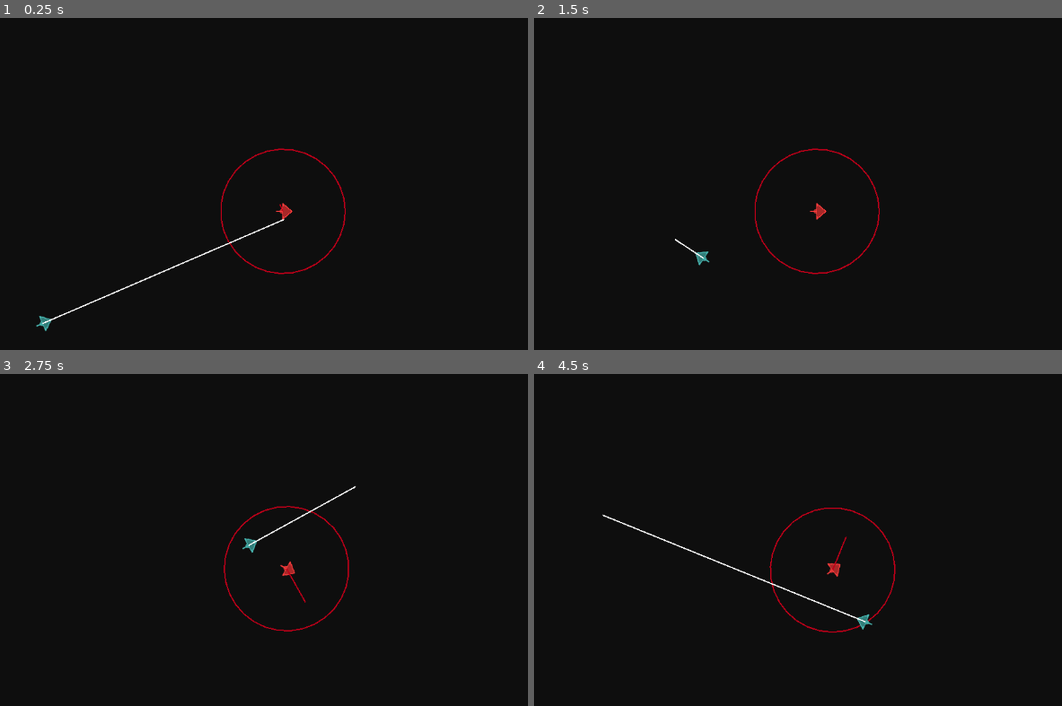
Above: before the commit, frames 1-4 (two rows, left to right).
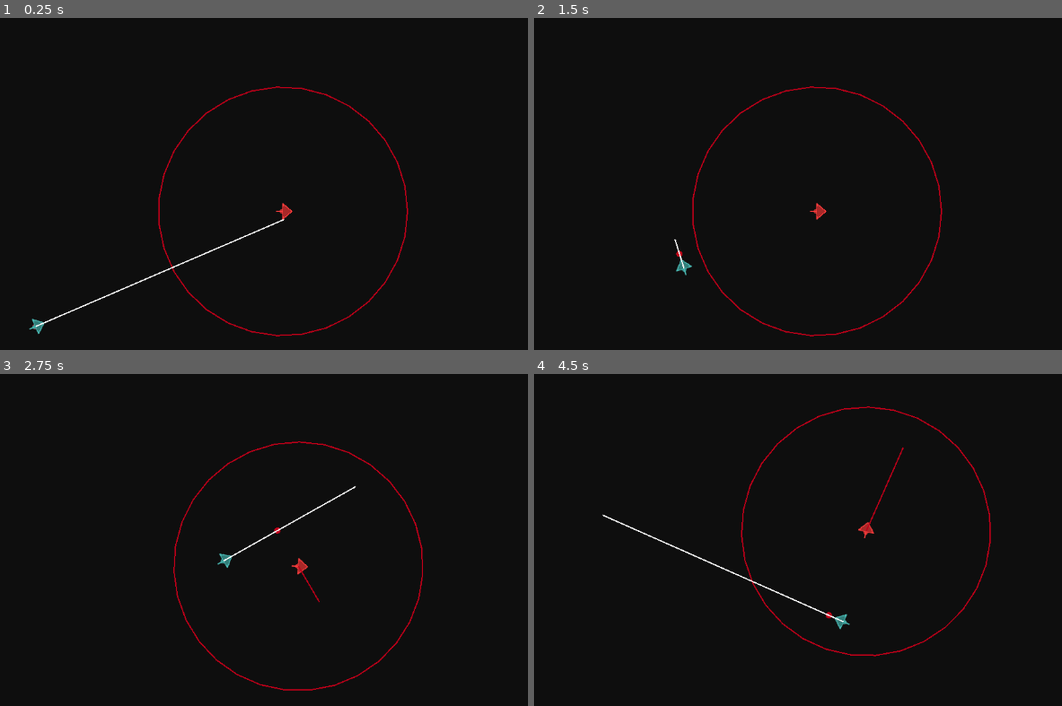
Above: after the commit, the same moments.

Repository: ZenCoderGames/ZSteeringBehaviors
Game: Godot game, scene res://scenes/evasion.tscn
Same seed, same stepped clock (60 frames per second), same inputs: the game is played once before the commit and once after it. This scene is started directly instead of the project's main scene.
Inputs (mouse positions are in pixels of both pictures, inside the frame that each line leads up to):
- Up to frame 1 (0.25 s): no input
- Up to frame 2 (1.5 s): move the mouse to (977, 200) at 0.52 s; move the mouse to (676, 240) at 1.27 s
- Up to frame 3 (2.75 s): move the mouse to (353, 486) at 2.02 s
- Up to frame 4 (4.5 s): move the mouse to (782, 656) at 2.77 s; move the mouse to (1035, 636) at 3.52 s; move the mouse to (602, 513) at 4.27 s

The runs differ from the first frame. In frame 1, 1.3% of the frame differs, in the area x 5-78%, y 20-96%; in frame 2, 1.4%; in frame 3, 1.6%; in frame 4, 2.1%, in the area x 13-87%, y 9-86%.

Commit message:
Typed variable clean up and updates to Evade logic

Diff:
--- a/scenes/evasion.tscn
+++ b/scenes/evasion.tscn
@@ -10,15 +10,16 @@
 script = ExtResource("1_kyhr2")
 fps = 30
 
-[node name="Fleeer" type="Sprite2D" parent="." node_paths=PackedStringArray("behaviorList")]
+[node name="Evader" type="Sprite2D" parent="." node_paths=PackedStringArray("behaviorList")]
 self_modulate = Color(1, 0.24000001, 0.24000001, 1)
 position = Vector2(574, 311)
 texture = ExtResource("2_h4ako")
 script = ExtResource("3_wsriw")
 behaviorList = [NodePath("AIEvade")]
 
-[node name="AIEvade" type="Node2D" parent="Fleeer" node_paths=PackedStringArray("target_char")]
+[node name="AIEvade" type="Node2D" parent="Evader" node_paths=PackedStringArray("target_char")]
 script = ExtResource("5_y8dup")
+flee_radius = 200.0
 debug_radius = true
 debug = true
 debugColor = Color(0.7511149, 0, 0.096884795, 1)
@@ -29,7 +30,6 @@
 position = Vector2(131, 516)
 texture = ExtResource("2_h4ako")
 script = ExtResource("3_wsriw")
-max_speed = 250.0
 behaviorList = [NodePath("AISeek")]
 
 [node name="AISeek" type="Node2D" parent="Seeker"]
--- a/scripts/ZAI_Character.gd
+++ b/scripts/ZAI_Character.gd
@@ -35,10 +35,10 @@
 		if atleastOneBehaviorWasActive==false:
 			return
 
-		var steering_force = (desired_velocity - velocity).limit_length(max_force)
+		var steering_force:Vector2 = (desired_velocity - velocity).limit_length(max_force)
 
 		# Apply force with mass: F = ma, so a = F/m
-		var acceleration_vector = steering_force / mass
+		var acceleration_vector:Vector2 = steering_force / mass
 		velocity += acceleration_vector
 		velocity = velocity.limit_length(max_speed)
 
--- a/scripts/behaviors/ZAI_Behavior_Evade.gd
+++ b/scripts/behaviors/ZAI_Behavior_Evade.gd
@@ -12,36 +12,31 @@
 func update(delta: float) -> Vector2:
 	super.update(delta)
 
-	var target_position = get_target_pos()
+	var target_position:Vector2 = get_target_pos()
 	var fps := Engine.get_frames_per_second()
-	var offset = parentCharacter.global_position - target_position
-	var distance = offset.length()
-	var desired_velocity = Vector2.ZERO
+	var offset:Vector2 = parentCharacter.global_position - target_position
+	var distance:float = offset.length()
+	var desired_velocity:Vector2 = Vector2.ZERO
 
 	target_position += target_char.velocity * fps * prediction_time * delta
-	var targetVelVector:Vector2 = target_position - get_target_pos()
-	var targetVelDirn = targetVelVector.normalized()
-
-	# Find direction perpendicular to the line, pointing toward the AI character
-	var target_to_character = parentCharacter.global_position - get_target_pos()
-	var projection_length = target_to_character.dot(targetVelDirn)
-	closest_point_on_line = get_target_pos() + targetVelDirn * projection_length
-	var direction = (parentCharacter.global_position - closest_point_on_line).normalized()
+	closest_point_on_line = Geometry2D.get_closest_point_to_segment(parentCharacter.global_position, get_target_pos(), target_position)
+	var direction:Vector2 = (parentCharacter.global_position - closest_point_on_line).normalized()
 
 	if distance < flee_radius:
 		desired_velocity = direction * parentCharacter.max_speed
 		if use_leave:
-			var ramped_speed = parentCharacter.max_speed * (1.0 - (distance / flee_radius))
-			var clipped_speed = min (ramped_speed, parentCharacter.max_speed)
+			var ramped_speed:float = parentCharacter.max_speed * (1.0 - (distance / flee_radius))
+			var clipped_speed:float = min (ramped_speed, parentCharacter.max_speed)
 			desired_velocity = (clipped_speed / distance) * offset
 
 	return desired_velocity
 
 func debug_draw()->void:
-	var flee_vector = parentCharacter.global_position - closest_point_on_line
-	var local_target = parentCharacter.global_position + flee_vector
+	var flee_vector:Vector2 = parentCharacter.global_position - closest_point_on_line
+	var local_target:Vector2 = parentCharacter.global_position + flee_vector
 	local_target = to_local(local_target)
-	var distance = flee_vector.length()
+	var distance:float = flee_vector.length()
+	draw_circle(to_local(closest_point_on_line), 5, debugColor)
 	if distance < flee_radius:
 		draw_line(Vector2.ZERO, local_target, debugColor, 2)
 	if debug_radius:
--- a/scripts/behaviors/ZAI_Behavior_Flee.gd
+++ b/scripts/behaviors/ZAI_Behavior_Flee.gd
@@ -12,25 +12,25 @@
 	super.update(delta)
 
 	target_position = get_target_pos()
-	var flee_vector = parentCharacter.global_position - target_position
-	var distance = flee_vector.length()
-	var direction = flee_vector.normalized()
-	var desired_velocity = Vector2.ZERO
+	var flee_vector:Vector2 = parentCharacter.global_position - target_position
+	var distance:float = flee_vector.length()
+	var direction:Vector2 = flee_vector.normalized()
+	var desired_velocity:Vector2 = Vector2.ZERO
 
 	if distance < flee_radius:
 		desired_velocity = direction * parentCharacter.max_speed
 		if use_leave:
-			var ramped_speed = parentCharacter.max_speed * (1.0 - (distance / flee_radius))
-			var clipped_speed = min (ramped_speed, parentCharacter.max_speed)
+			var ramped_speed:float = parentCharacter.max_speed * (1.0 - (distance / flee_radius))
+			var clipped_speed:float = min (ramped_speed, parentCharacter.max_speed)
 			desired_velocity = (clipped_speed / distance) * flee_vector
 
 	return desired_velocity
 
 func debug_draw()->void:
-	var flee_vector = parentCharacter.global_position - target_position
-	var local_target = parentCharacter.global_position + flee_vector
+	var flee_vector:Vector2 = parentCharacter.global_position - target_position
+	var local_target:Vector2 = parentCharacter.global_position + flee_vector
 	local_target = to_local(local_target)
-	var distance = flee_vector.length()
+	var distance:float = flee_vector.length()
 	if distance < flee_radius:
 		draw_line(Vector2.ZERO, local_target, debugColor, 2)
 	if debug_radius:
--- a/scripts/behaviors/ZAI_Behavior_Pursuit.gd
+++ b/scripts/behaviors/ZAI_Behavior_Pursuit.gd
@@ -22,29 +22,29 @@
 func update(delta: float) -> Vector2:
 	super.update(delta)
 
-	var target_position = get_target_pos()
-	var fps := Engine.get_frames_per_second()
+	var target_position:Vector2 = get_target_pos()
+	var fps:float = Engine.get_frames_per_second()
 	target_position += target_char.velocity * fps * prediction_time * delta
-	var distFromPrevTargetPos = (target_position - previous_target_position).length()
+	var distFromPrevTargetPos:float = (target_position - previous_target_position).length()
 	if !has_previous_targetpos_been_set or distFromPrevTargetPos > offsetRecalcThreshold:
 		previous_target_position = target_position
 		has_previous_targetpos_been_set = true
-		var directionToPrevTargetPos = (target_position - parentCharacter.global_position).normalized()
+		var directionToPrevTargetPos:Vector2 = (target_position - parentCharacter.global_position).normalized()
 		stored_offset_target_position = target_position + offset.y * directionToPrevTargetPos + offset.x * directionToPrevTargetPos.orthogonal()
-	var approachVector = stored_offset_target_position - parentCharacter.global_position
-	var distance = approachVector.length()
-	var direction = approachVector.normalized()
-	var desired_velocity = direction * parentCharacter.max_speed
+	var approachVector:Vector2 = stored_offset_target_position - parentCharacter.global_position
+	var distance:float = approachVector.length()
+	var direction:Vector2 = approachVector.normalized()
+	var desired_velocity:Vector2 = direction * parentCharacter.max_speed
 
 	if use_arrival and distance < arrival_radius:
-		var ramped_speed = parentCharacter.max_speed * (distance / arrival_radius)
-		var clipped_speed = min (ramped_speed, parentCharacter.max_speed)
+		var ramped_speed:float = parentCharacter.max_speed * (distance / arrival_radius)
+		var clipped_speed:float = min (ramped_speed, parentCharacter.max_speed)
 		desired_velocity = (clipped_speed / distance) * approachVector
 
 	return desired_velocity
 
 func debug_draw() -> void:
-	var local_target = to_local(stored_offset_target_position)
+	var local_target:Vector2 = to_local(stored_offset_target_position)
 	draw_circle(local_target, 5, debugColor)
 	draw_line(Vector2.ZERO, local_target, debugColor, 2)
 	if debug_arrival:
--- a/scripts/behaviors/ZAI_Behavior_Seek.gd
+++ b/scripts/behaviors/ZAI_Behavior_Seek.gd
@@ -19,28 +19,28 @@
 	if set_target_as_mouse_pos:
 		set_target_pos(get_global_mouse_position())
 
-	var target_position = get_target_pos()
-	var distFromPrevTargetPos = (target_position - previous_target_position).length()
+	var target_position:Vector2 = get_target_pos()
+	var distFromPrevTargetPos:float = (target_position - previous_target_position).length()
 	if !has_previous_targetpos_been_set or distFromPrevTargetPos > offsetRecalcThreshold:
 		previous_target_position = target_position
 		has_previous_targetpos_been_set = true
-		var directionToPrevTargetPos = (target_position - parentCharacter.global_position).normalized()
+		var directionToPrevTargetPos:Vector2 = (target_position - parentCharacter.global_position).normalized()
 		stored_offset_target_position = target_position + offset.y * directionToPrevTargetPos + offset.x * directionToPrevTargetPos.orthogonal()
-	var approachVector = stored_offset_target_position - parentCharacter.global_position
-	var direction = approachVector.normalized()
-	var distance = approachVector.length()
+	var approachVector:Vector2 = stored_offset_target_position - parentCharacter.global_position
+	var direction:Vector2 = approachVector.normalized()
+	var distance:float = approachVector.length()
 
-	var desired_velocity = direction * parentCharacter.max_speed
+	var desired_velocity:Vector2 = direction * parentCharacter.max_speed
 
 	if use_arrival and distance < arrival_radius:
-		var ramped_speed = parentCharacter.max_speed * (distance / arrival_radius)
-		var clipped_speed = min (ramped_speed, parentCharacter.max_speed)
+		var ramped_speed:float = parentCharacter.max_speed * (distance / arrival_radius)
+		var clipped_speed:float = min (ramped_speed, parentCharacter.max_speed)
 		desired_velocity = (clipped_speed / distance) * approachVector
 
 	return desired_velocity
 
 func debug_draw() -> void:
-	var local_target = to_local(stored_offset_target_position)
+	var local_target:Vector2 = to_local(stored_offset_target_position)
 	draw_line(Vector2.ZERO, local_target, debugColor, 2)
 	if debug_arrival:
 		draw_arc(local_target, arrival_radius, 0, TAU, 32, debugColor, 2.0)
